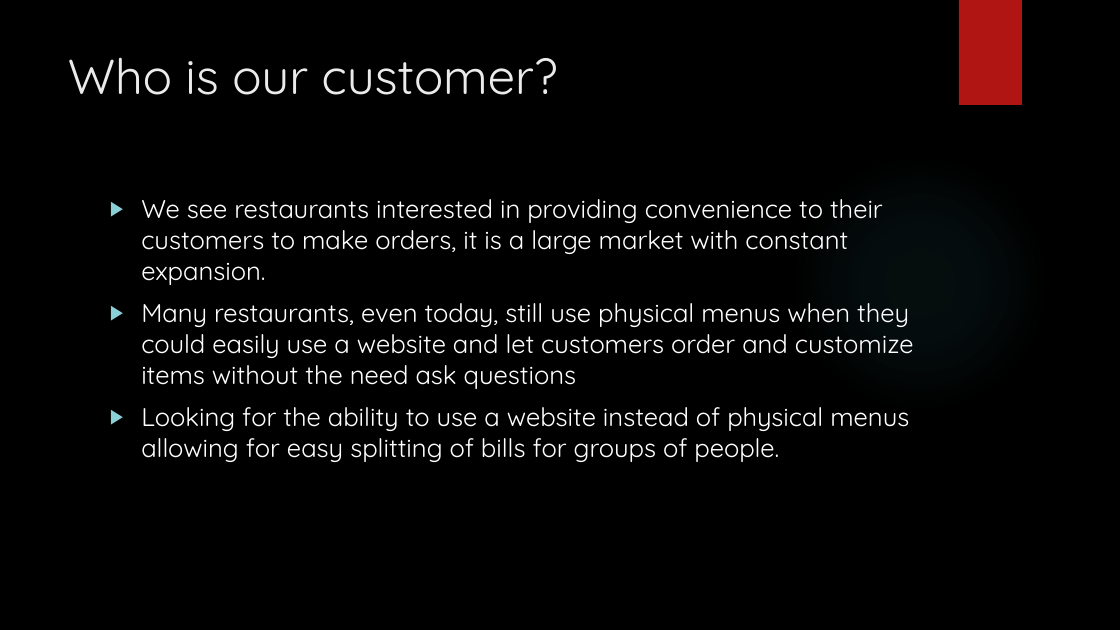
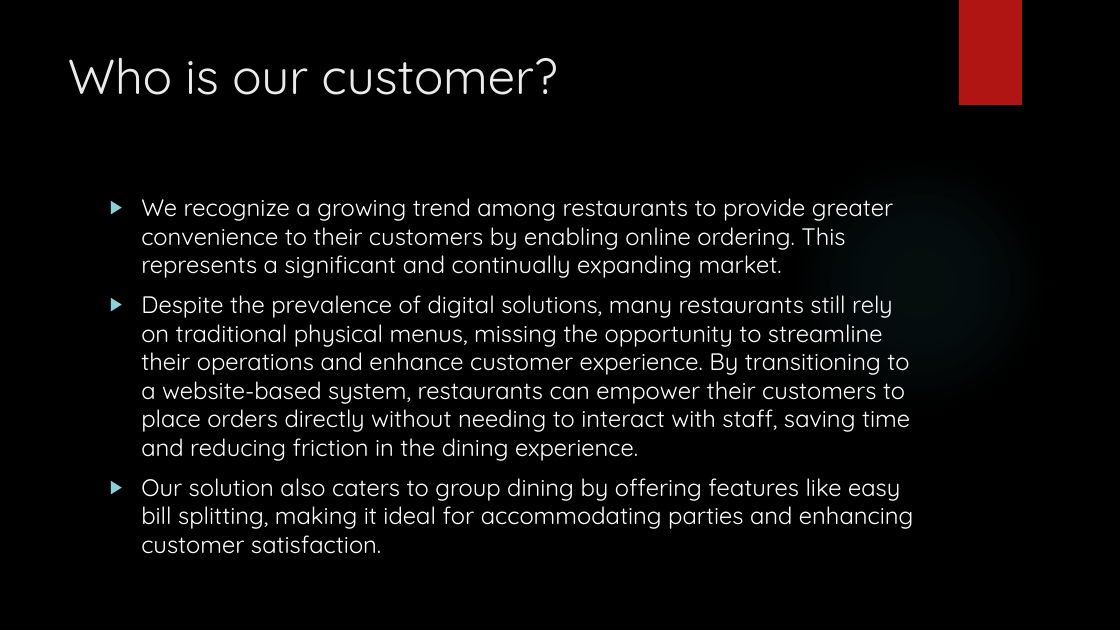
Before and after one commit to 814207579/491_SharkToothSoftware, a slide deck: slide 3 of Archive/CECS491A Presentation.pptx. Drawn at 1120x630 pixels with LibreOffice and Linux fonts; fonts in the diff are those of the drawing; background and template pictures are left out. Boxes give left, top, right and bottom in pixels: in the first picture for what was removed or moved away, otherwise in the second. Text is boxed around its words. In the diff, an @@ line names an element or a change of style, - is before the commit and + after.

```diff
--- a/Archive/CECS491A Presentation.pptx
+++ b/Archive/CECS491A Presentation.pptx
@@ text at [141, 198, 913, 554]: text changed; size 22 to 20.4 pt @@
-▶ We see restaurants interested in providing convenience to their customers to make orders, it is a large market with constant expansion.
-▶ Many restaurants, even today, still use physical menus when they could easily use a website and let customers order and customize items without the need ask questions
-▶ Looking for the ability to use a website instead of physical menus allowing for easy splitting of bills for groups of people.
+▶ We recognize a growing trend among restaurants to provide greater convenience to their customers by enabling online ordering. This represents a significant and continually expanding market.
+▶ Despite the prevalence of digital solutions, many restaurants still rely on traditional physical menus, missing the opportunity to streamline their operations and enhance customer experience. By transitioning to a website-based system, restaurants can empower their customers to place orders directly without needing to interact with staff, saving time and reducing friction in the dining experience.
+▶ Our solution also caters to group dining by offering features like easy bill splitting, making it ideal for accommodating parties and enhancing customer satisfaction.
```
Also in this commit, not shown: 4 other slides changed, 1 slide added, 1 slide removed.
